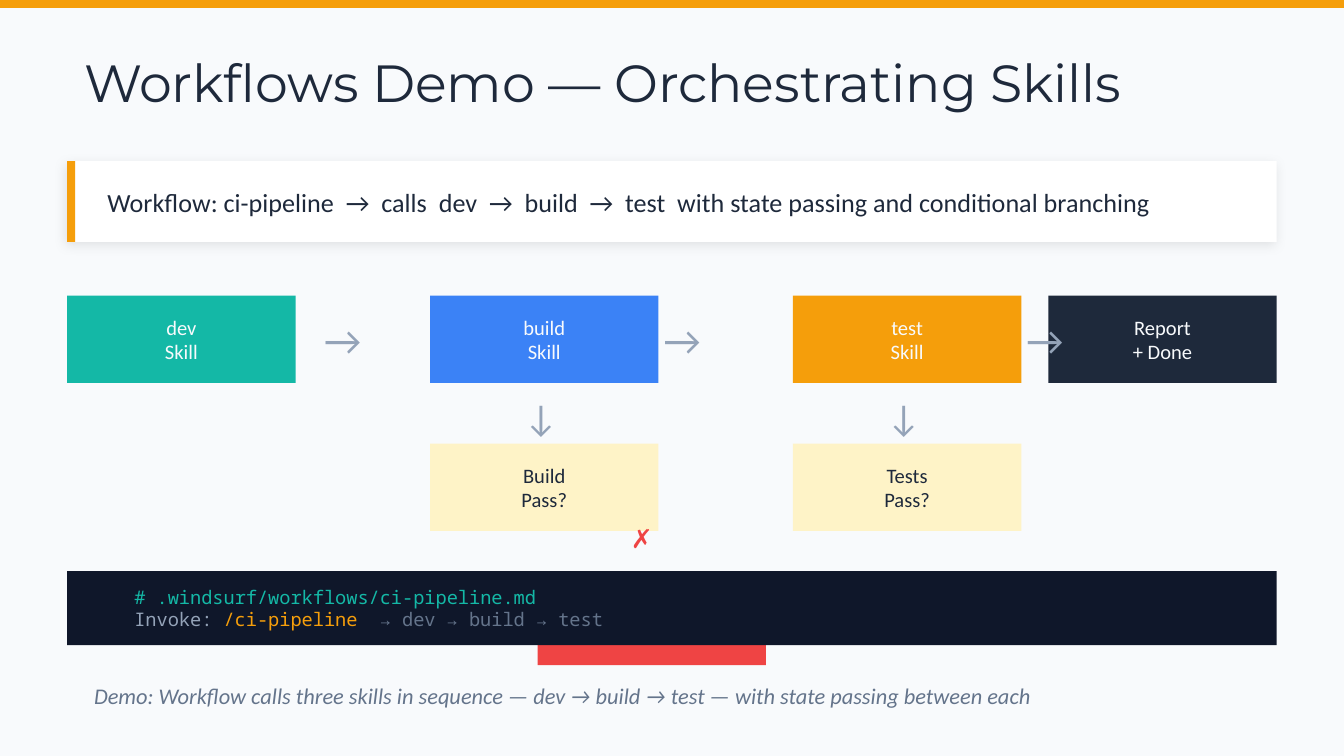
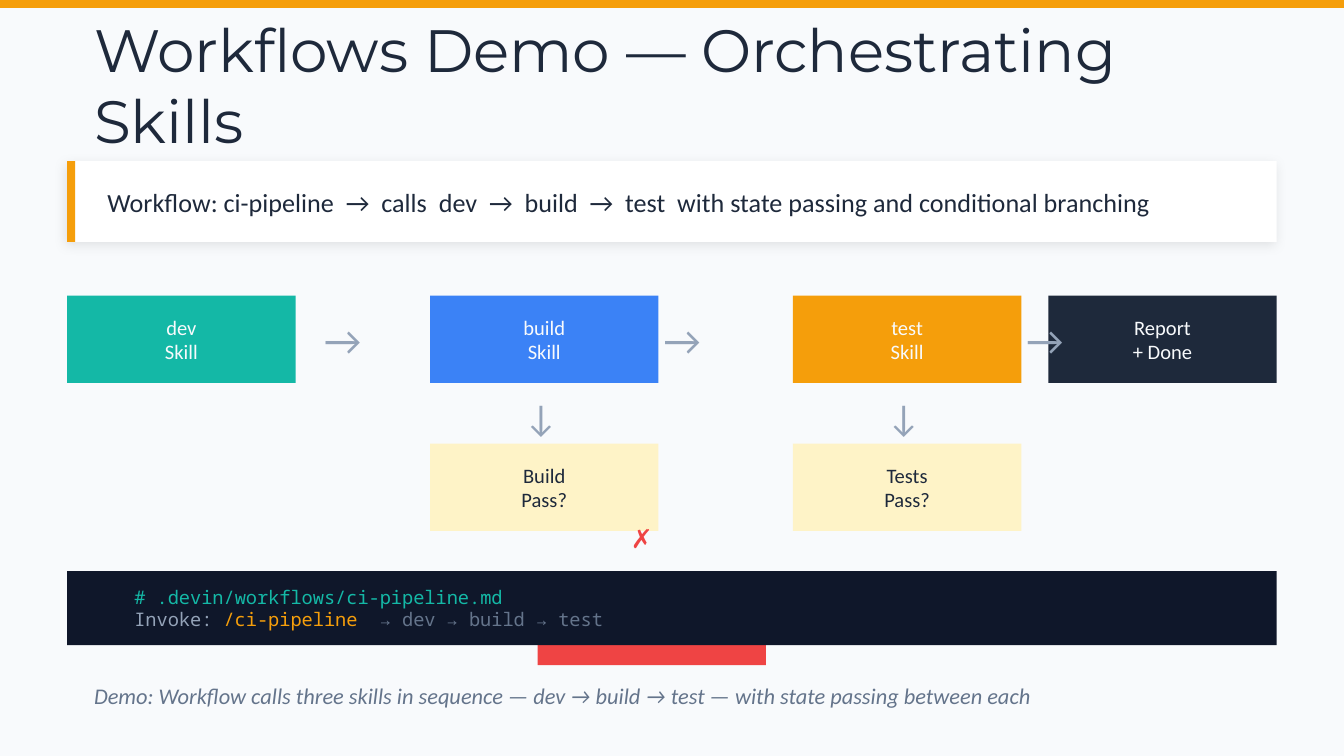
Before and after one commit to chenkunyuan/ai-tools-intro-sharing, a slide deck: slide 10 of AI_Getting_Started_with_AI_Tools.pptx. Drawn at 1344x756 pixels with LibreOffice and Linux fonts; fonts in the diff are those of the drawing. Boxes give left, top, right and bottom in pixels: in the first picture for what was removed or moved away, otherwise in the second. Text is boxed around its words. In the diff, an @@ line names an element or a change of style, - is before the commit and + after.

```diff
--- a/AI_Getting_Started_with_AI_Tools.pptx
+++ b/AI_Getting_Started_with_AI_Tools.pptx
@@ text "Workflows Demo — Orchestrating Skills": place and size @@
-text "Workflows Demo — Orchestrating Skills" at [84,63,1121,113]
+text "Workflows Demo — Orchestrating Skills" at [94,27,1116,144]
@@ text "Workflows Demo — Orchestrating Skills" at [94,27,1116,144]: size 28 to 32 pt @@
@@ text at [157,589,503,609]: text changed @@
-# .windsurf/workflows/ci-pipeline.md
+# .devin/workflows/ci-pipeline.md
```
Also in this commit, not shown: 7 other slides changed, 8 other files.
